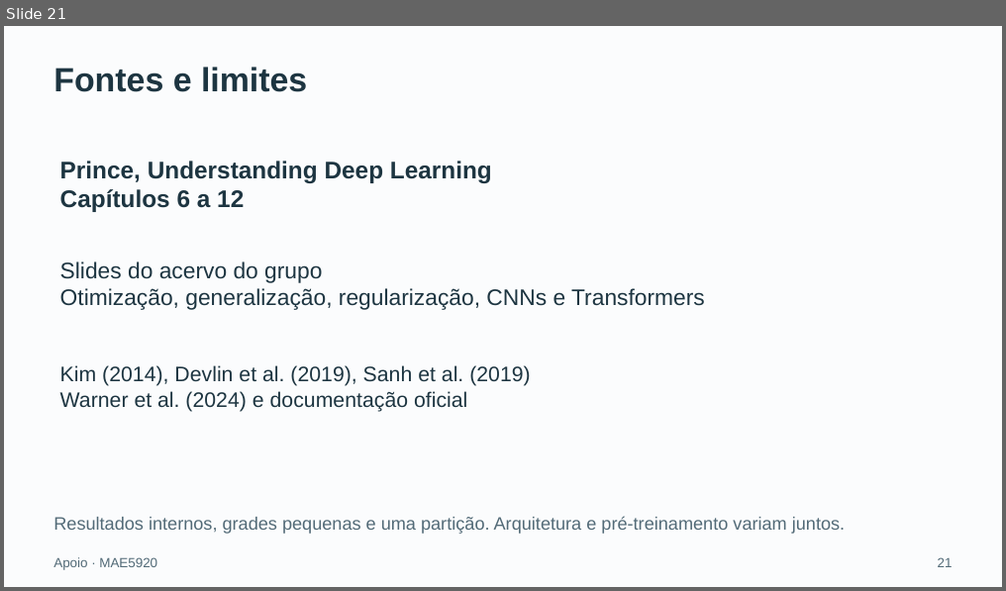
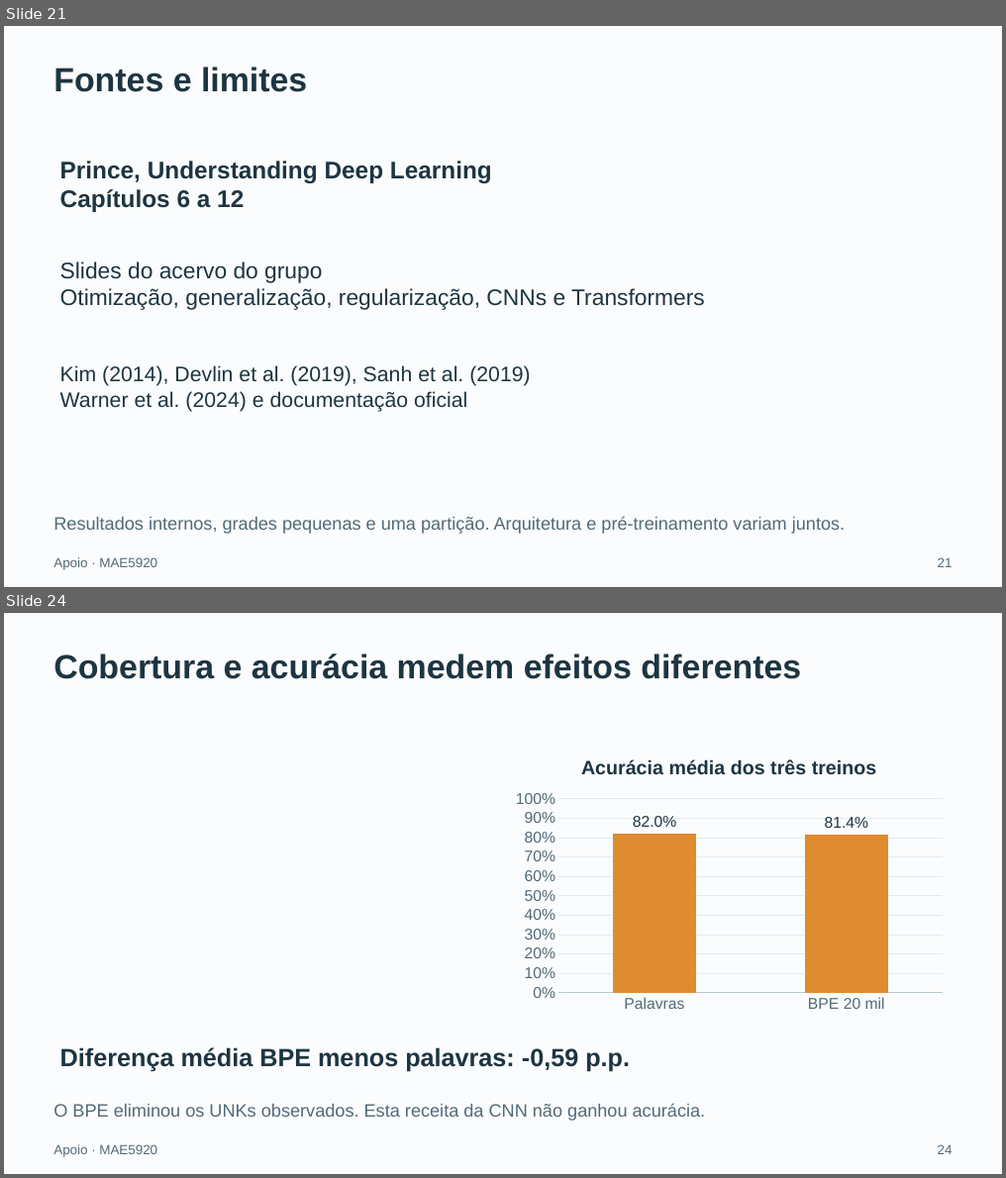
Before and after one commit to costaleirbag/projeto-mae5920, a slide deck: output/slides/seminario_mae5920.pptx. Shown one above the other, each under a label of ours: slide 21 before the commit, slides 21 and 24 after it; the slides between them are not shown. The pictures are 1006x591 and 1006x1178 pixels, drawn with LibreOffice and Linux fonts; fonts in the diff are those of the drawing. Boxes give left, top, right and bottom in pixels: in the first picture for what was removed or moved away, otherwise in the second. Text is boxed around its words. In the diff, an @@ line names an element or a change of style, - is before the commit and + after.

Commit message:
Compara palavras e BPE na TextCNN e amplia materiais didáticos

```diff
--- a/output/slides/seminario_mae5920.pptx
+++ b/output/slides/seminario_mae5920.pptx
@@ slide 24 added at bbox=[4, 613, 1002, 1174], background #FBFCFD @@
@@ text added at bbox=[54, 654, 801, 679], 32.2 pt, text #1D3541, bold @@
+Cobertura e acurácia medem efeitos diferentes
@@ column chart added at bbox=[507, 742, 951, 1019] @@
+title "Acurácia média dos três treinos "
+categories: Palavras, BPE 20 mil
+Series 1: 0.82, 0.814
@@ text added at bbox=[60, 1048, 630, 1072], 24 pt, text #1D3541, bold @@
+Diferença média BPE menos palavras: -0,59 p.p.
@@ text added at bbox=[54, 1103, 706, 1121], 17.2 pt, text #526A77 @@
+O BPE eliminou os UNKs observados. Esta receita da CNN não ganhou acurácia.
@@ text added at bbox=[54, 1145, 157, 1157], 12.8 pt, text #526A77 @@
+Apoio · MAE5920
@@ text added at bbox=[938, 1145, 952, 1155], 12.8 pt, text #526A77 @@
+24
```
Also in this commit, not shown: 2 other slides added, 56 other files.
